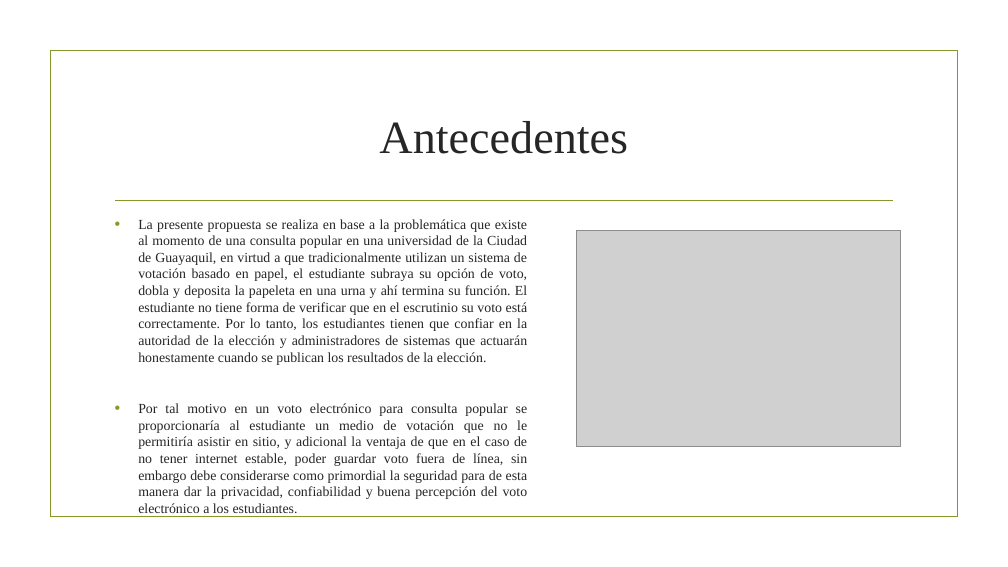
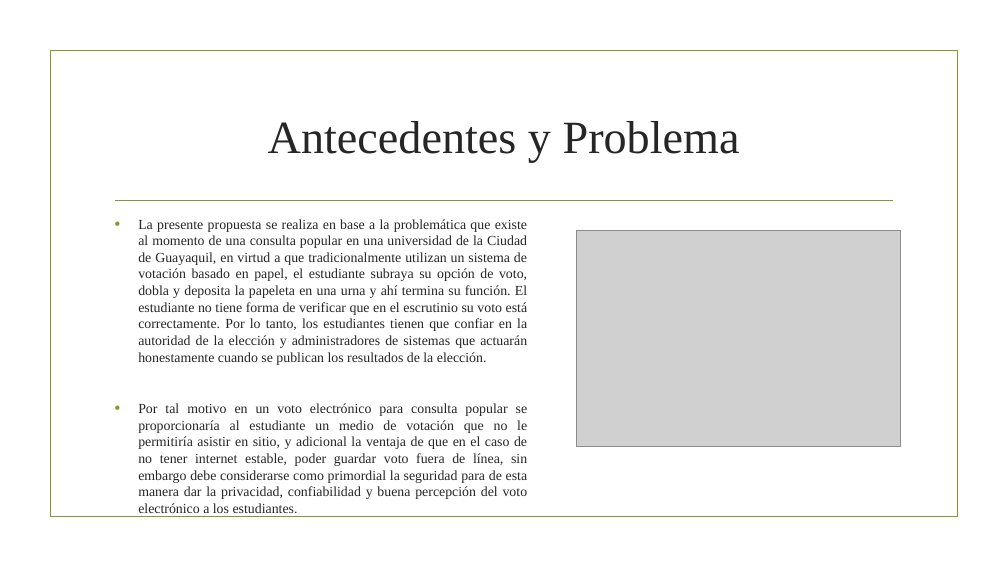
Before and after one commit to karin-romero/WT-Project, a slide deck: slide 2 of group6/Voto_Presentacion.pptx. Drawn at 1008x567 pixels with LibreOffice and Linux fonts; fonts in the diff are those of the drawing; grey boxes stand for pictures; background and template pictures are left out. Boxes give left, top, right and bottom in pixels: in the first picture for what was removed or moved away, otherwise in the second. Text is boxed around its words. In the diff, an @@ line names an element or a change of style, - is before the commit and + after.

```diff
--- a/group6/Voto_Presentacion.pptx
+++ b/group6/Voto_Presentacion.pptx
@@ title at [268,121,740,162]: text changed @@
-Antecedentes
+Antecedentes y Problema
```
Also in this commit, not shown: 2 other slides changed.
